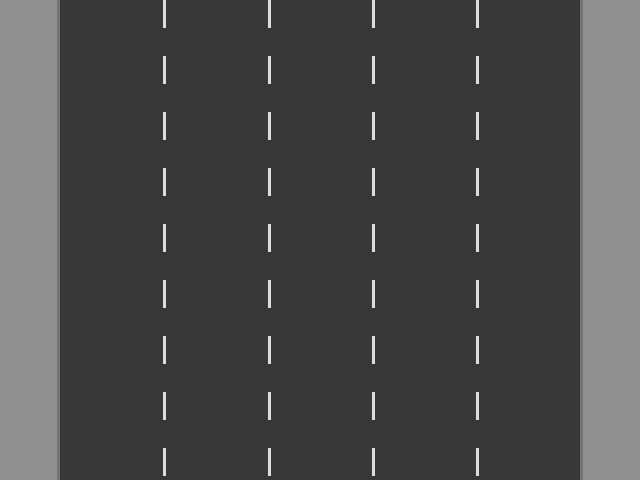
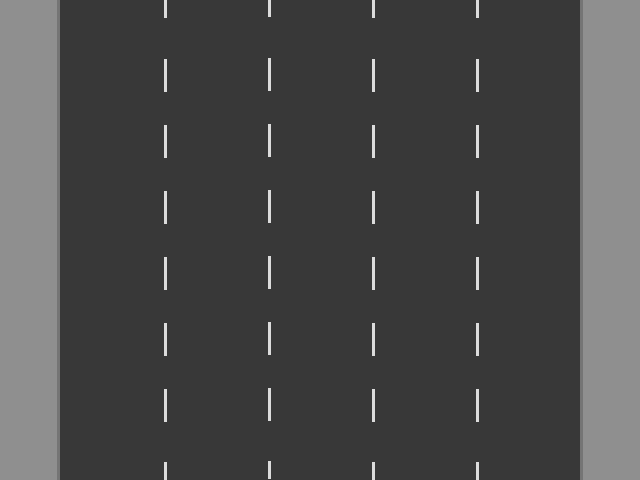
Revision of a layered 640×480 image; what changed, layer by layer:
renamed "lanes" to "lanes2", painted on it over (163, 0, 479, 480)
